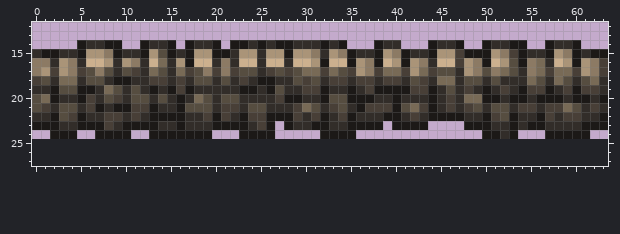
Pixel-art sprite: content/Blocks/Terrain/terrain.cobblestone.png. The picture above was drawn from the file before the commit.
The file is 64x16 pixels. Shown: x 0..63, y 12..27. The old version is drawn lined up with the new one, on the new canvas.
Now the later version:
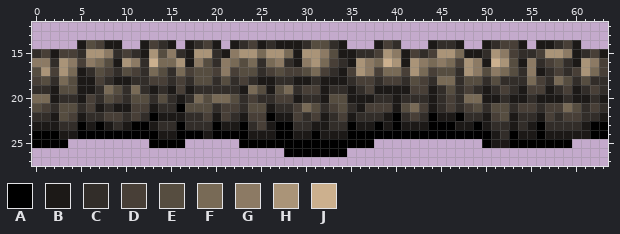
Palette (. is transparent): A #000000  B #1c1917  C #322d29  D #483f37  E #564d40  F #786a56  G #8c7a64  H #aa9478  J #ccb08e
Changes in this commit:
canvas 64x16 -> 64x32, the old top-left corner now at 0,9
y 14: x 6..7 CC -> ED; x 13 C -> D; x 19 C -> D; x 23..24 BC -> CD; x 29 C -> B; x 31..32 CB -> EE; x 39 C -> D; x 52..53 CB -> DD; x 56 . -> B; x 59 C -> D
y 15: x 1 B -> D; x 3..5 CCB -> DDC; x 9..10 BC -> CD; x 15 B -> G; x 20 B -> C; x 22 C -> G; x 25 C -> F; x 28..29 BH -> FB; x 31..34 GCHG -> HGEB; x 38 B -> D; x 42 C -> D; x 44 B -> D; x 47 D -> F; x 50 B -> C; x 54 B -> C; x 56..57 CB -> DH; x 62 B -> D
y 16: x 5..9 CJJHC -> DGFEB; x 15 C -> F; x 18..19 JJ -> GE; x 22..24 CJJ -> FEF; x 26..27 JJ -> FG; x 29..30 JJ -> BG; x 32..34 BJJ -> FDC; x 38 B -> F; x 44..46 CJJ -> FGF; x 56..59 FCJH -> CDEC
y 17: x 0 G -> E; x 4..8 GDEGE -> FBCED; x 19 G -> E; x 29..30 EF -> DE; x 33..34 FE -> CB; x 56..59 FDFF -> BCDC; x 62 G -> F
y 18: x 4..7 FCEE -> EBBD; x 29..34 EDECDD -> BBCBBB; x 56 E -> D; x 62 F -> C
y 19: x 11 E -> F; x 24..25 BC -> FE; x 28 C -> F; x 61 D -> C
y 20: x 0 E -> F; x 20..21 CE -> FF; x 24 C -> D; x 28 B -> D
y 21: x 16 B -> A; x 26 C -> B
y 22: x 13 B -> A; x 26 B -> A; x 40 B -> A; x 44 B -> A; x 47 B -> A
y 23: x 5 B -> A; x 7..8 BD -> AB; x 11..12 BB -> AA; x 16 B -> A; x 20 B -> A; x 23 B -> A; x 27..28 .B -> AA; x 35 B -> A; x 38..40 B.B -> ABA; x 44..47 .... -> AAAB; x 49 B -> A; x 56 B -> A; x 62..63 BB -> AA
y 24: x 0..2 ..B -> AAA; x 5..13 ..BBBB..B -> AAAAAAAAA; x 16..18 BBB -> AAA; x 20..23 ...B -> AAAA; x 27..31 ..... -> AABBA; x 35..50 B..............B -> AAAAAAAAAAAAAAAA; x 53..56 B... -> ABBA; x 62..63 .. -> AA
y 25: x 0..3 .... -> AAAA; x 13..16 .... -> AAAA; x 23..37 ............... -> AAAAAAAAAAAAAAA; x 50..59 .......... -> ABBAAAAAAA
y 26: x 28..34 ....... -> AAAAAAA
Where, in picture pixels (left, top, right, bottom), the same in both pictures:
changed: (32, 40, 608, 157)
